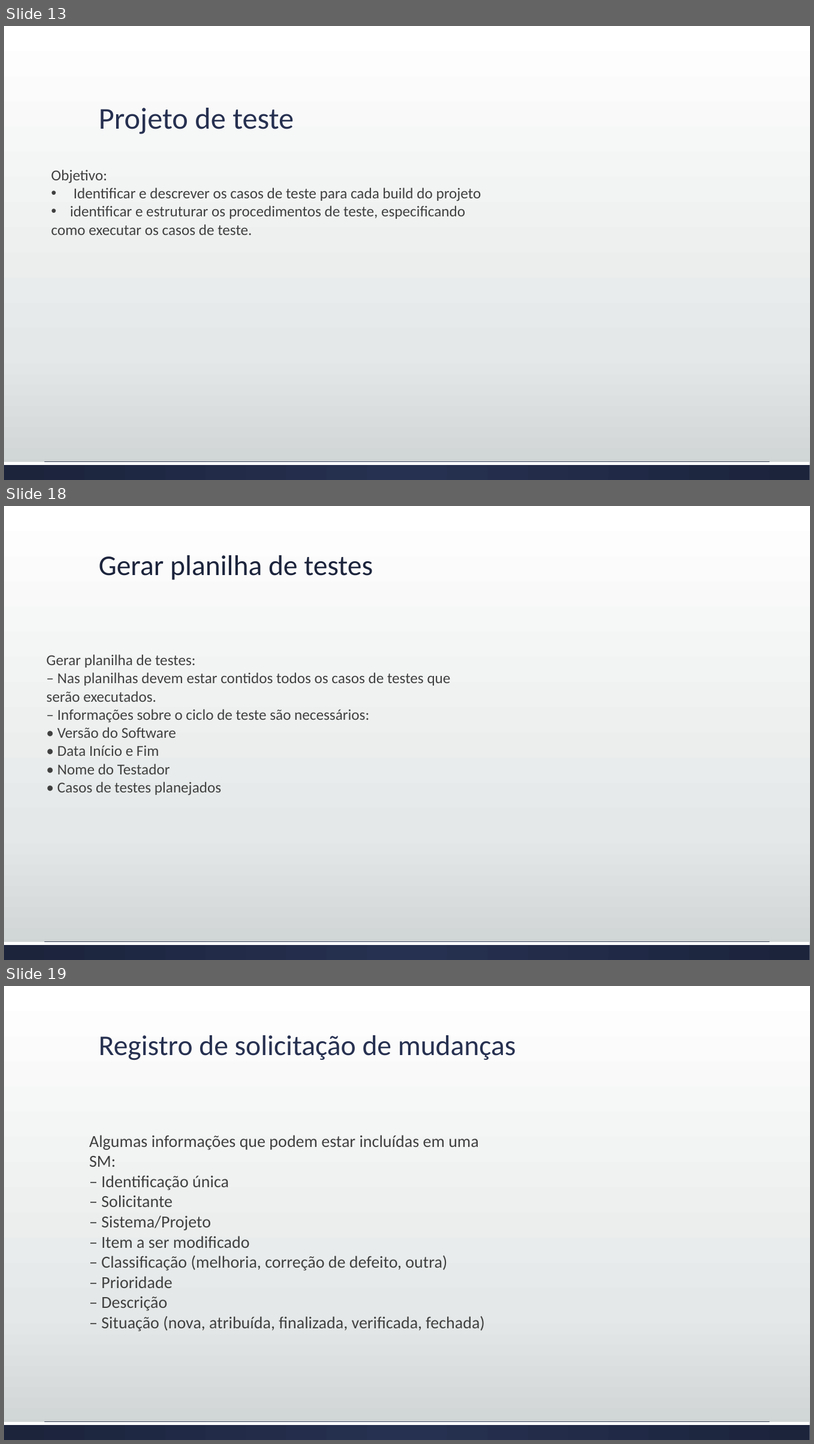
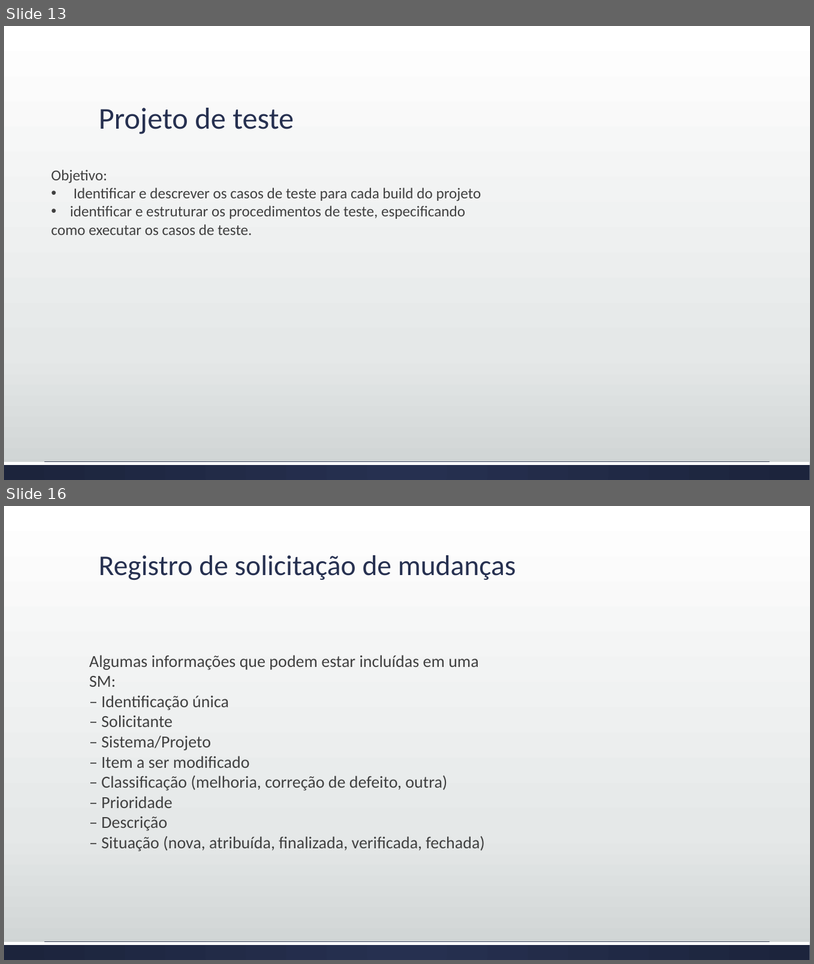
Before and after one commit to josimarpe/SIB, a slide deck: Requisitos/Plano de Projeto 1.pptx. Shown one above the other, each under a label of ours: slides 13, 18 and 19 before the commit, slides 13 and 16 after it; the slides between them are not shown. The pictures are 814x1444 and 814x964 pixels, drawn with LibreOffice and Linux fonts; fonts in the diff are those of the drawing. Boxes give left, top, right and bottom in pixels: in the first picture for what was removed or moved away, otherwise in the second. Text is boxed around its words. In the diff, an @@ line names an element or a change of style, - is before the commit and + after.

```diff
--- a/Requisitos/Plano de Projeto 1.pptx
+++ b/Requisitos/Plano de Projeto 1.pptx
@@ slide 18 removed at (x1=4, y1=506, x2=810, y2=960), background gradient #FFFFFF to #E5E8E8 to #CDD2D2; not listed: 2 template elements that a slide beside it also shows @@
@@ title removed at (x1=99, y1=555, x2=373, y2=580) @@
-Gerar planilha de testes
@@ text removed at (x1=47, y1=654, x2=451, y2=795) @@
-Gerar planilha de testes:
-– Nas planilhas devem estar contidos todos os casos de testes que
-serão executados.
-– Informações sobre o ciclo de teste são necessários:
-• Versão do Software
-• Data Início e Fim
-• Nome do Testador
-• Casos de testes planejados
@@ what was slide 19 is now slide 16 @@
```
Also in this commit, not shown: 2 slides changed, 2 slides added, 4 other slides removed.
